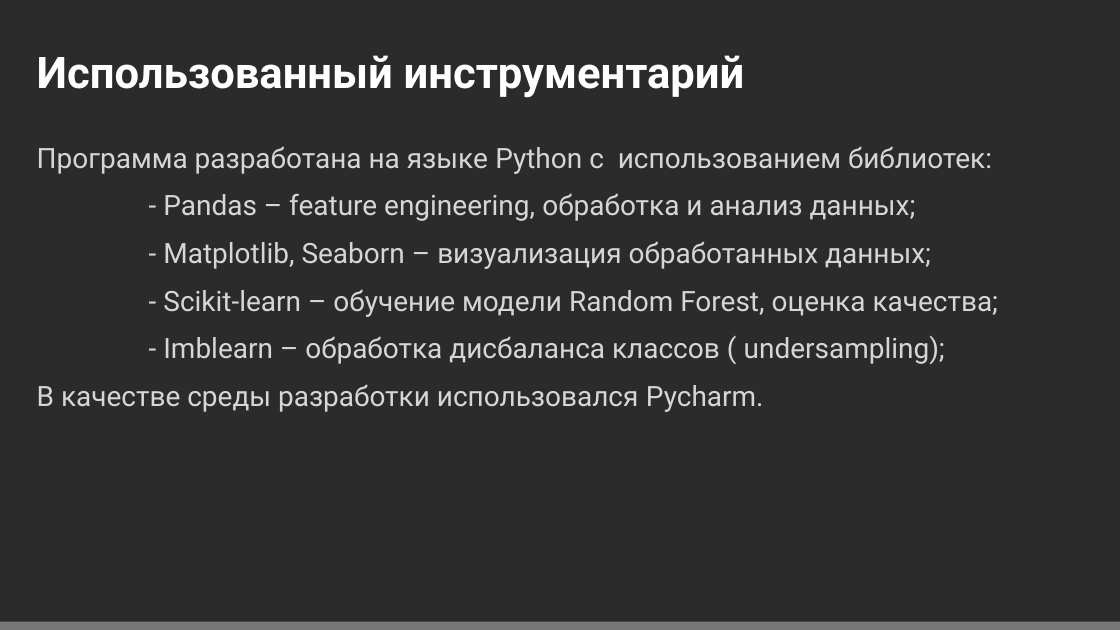
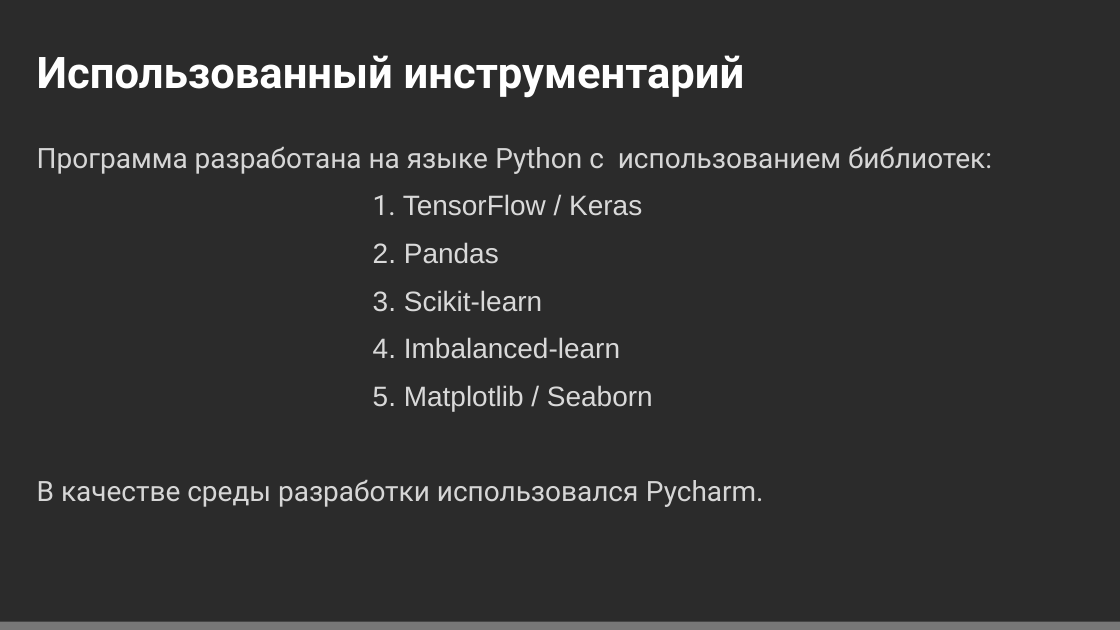
Before and after one commit to tvbondar/python_projects, a slide deck: slide 4 of FraudDetection/РУДН_Шаблон.pptx. Drawn at 1120x630 pixels with LibreOffice and Linux fonts; fonts in the diff are those of the drawing; background and template pictures are left out; a plain dark background stands for a picture behind light text. Boxes give left, top, right and bottom in pixels: in the first picture for what was removed or moved away, otherwise in the second. Text is boxed around its words. In the diff, an @@ line names an element or a change of style, - is before the commit and + after.

```diff
--- a/FraudDetection/РУДН_Шаблон.pptx
+++ b/FraudDetection/РУДН_Шаблон.pptx
@@ text at (x1=373, y1=194, x2=653, y2=411): text changed; font Roboto to Arial; text colour #D6D6D6 to #D9D9D9 @@
-- Pandas – feature engineering, обработка и анализ данных;
-- Matplotlib, Seaborn – визуализация обработанных данных;
-- Scikit-learn – обучение модели Random Forest, оценка качества;
-- Imblearn – обработка дисбаланса классов ( undersampling);
+1. TensorFlow / Keras
+2. Pandas
+3. Scikit-learn
+4. Imbalanced-learn
+5. Matplotlib / Seaborn
```
Also in this commit, not shown: 6 other slides changed, 2 slides added, 10 slides removed, 2 other files.
